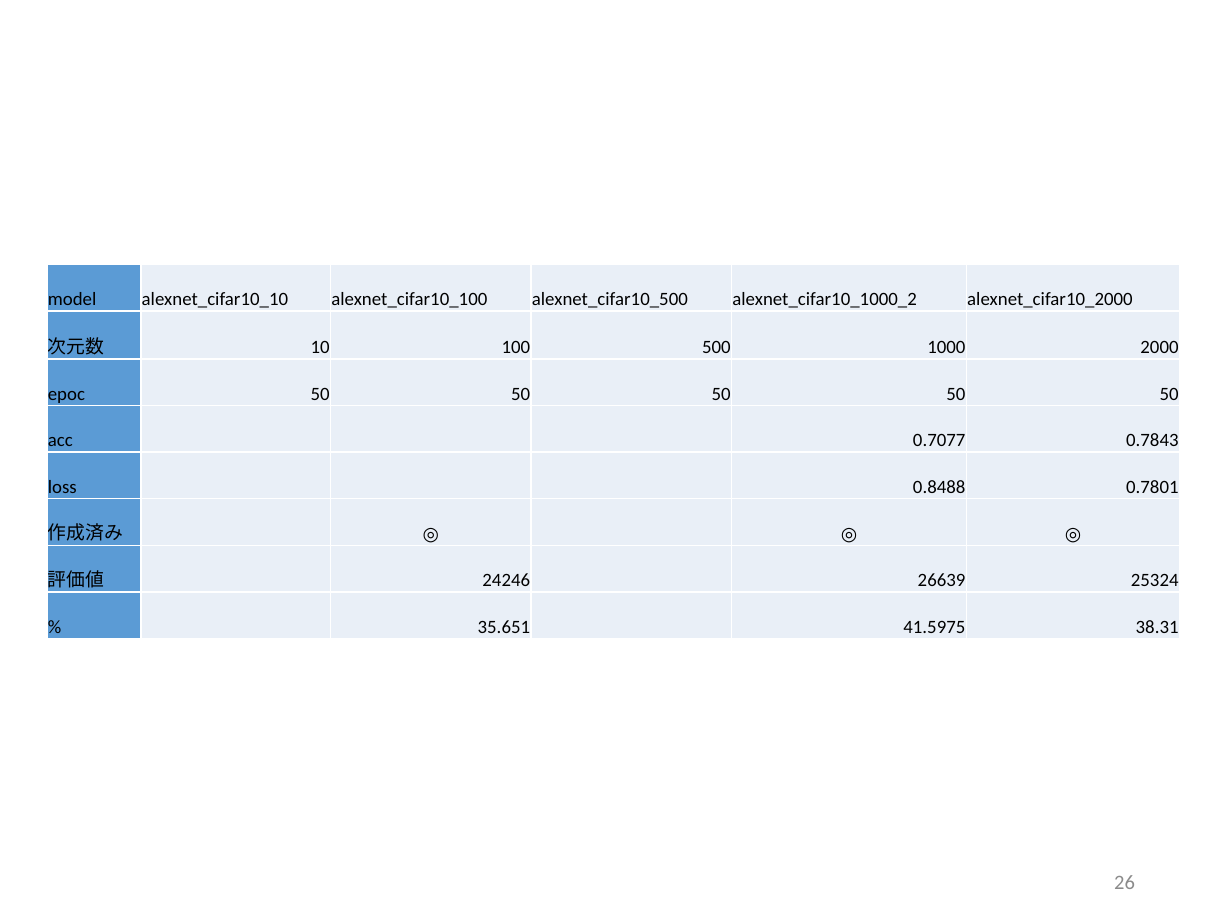
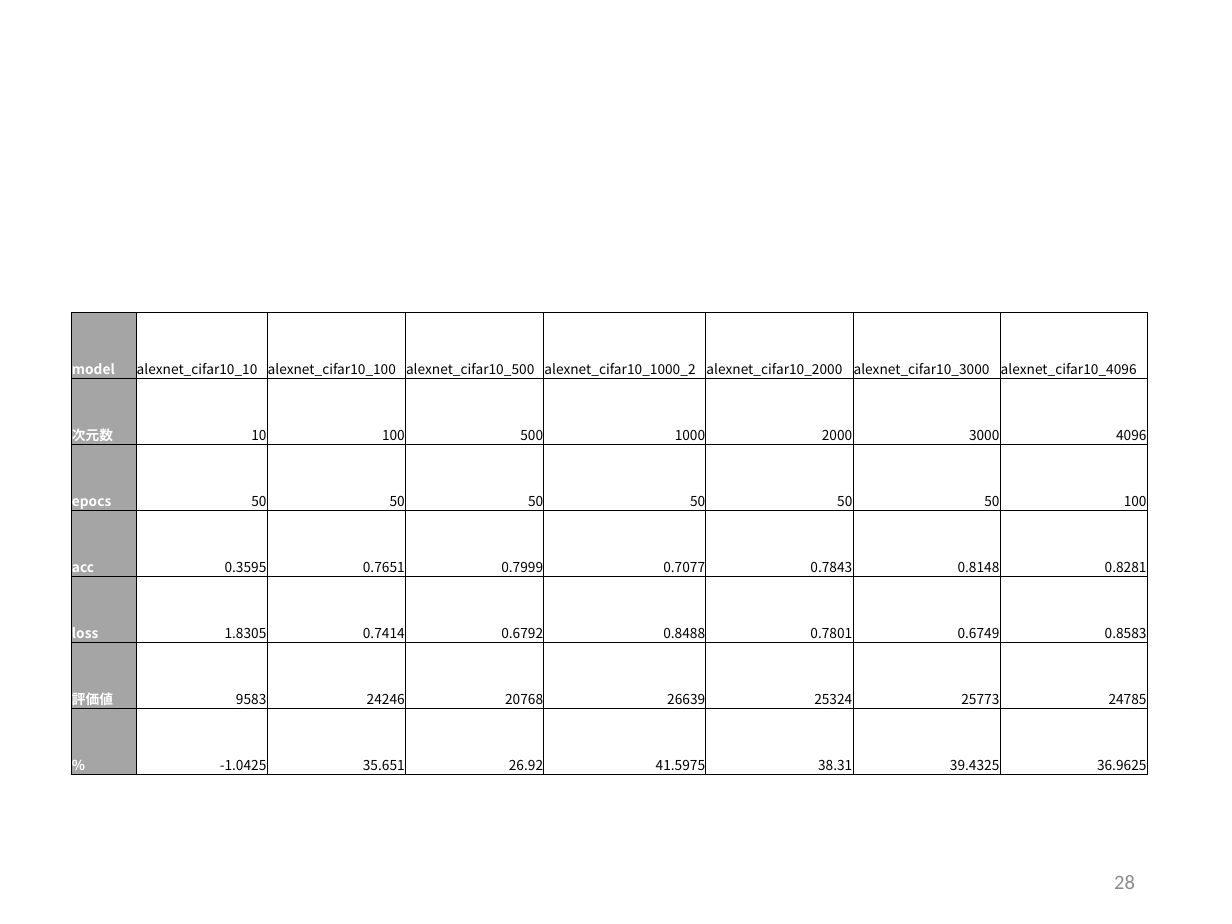
Before and after one commit to kait-takanolab/1821005-yoshioka-thesis, a slide deck: slide 28 of ゼミ発表資料/1821005_1206.pptx (slide 26 before the commit). Drawn at 1232x924 pixels with LibreOffice and Linux fonts; fonts in the diff are those of the drawing. Boxes give left, top, right and bottom in pixels: in the first picture for what was removed or moved away, otherwise in the second. Text is boxed around its words. In the diff, an @@ line names an element or a change of style, - is before the commit and + after.

```diff
--- a/ゼミ発表資料/1821005_1206.pptx
+++ b/ゼミ発表資料/1821005_1206.pptx
@@ table at bbox=[71, 313, 1146, 775] @@
-model | alexnet_cifar10_10 | alexnet_cifar10_100 | alexnet_cifar10_500 | alexnet_cifar10_1000_2 | alexnet_cifar10_2000
-次元数 | 10 | 100 | 500 | 1000 | 2000
-epoc | 50 | 50 | 50 | 50 | 50
-acc |  |  |  | 0.7077 | 0.7843
-loss |  |  |  | 0.8488 | 0.7801
-作成済み |  | ◎ |  | ◎ | ◎
-評価値 |  | 24246 |  | 26639 | 25324
-% |  | 35.651 |  | 41.5975 | 38.31
+model | alexnet_cifar10_10 | alexnet_cifar10_100 | alexnet_cifar10_500 | alexnet_cifar10_1000_2 | alexnet_cifar10_2000 | alexnet_cifar10_3000 | alexnet_cifar10_4096
+次元数 | 10 | 100 | 500 | 1000 | 2000 | 3000 | 4096
+epocs | 50 | 50 | 50 | 50 | 50 | 50 | 100
+acc | 0.3595 | 0.7651 | 0.7999 | 0.7077 | 0.7843 | 0.8148 | 0.8281
+loss | 1.8305 | 0.7414 | 0.6792 | 0.8488 | 0.7801 | 0.6749 | 0.8583
+評価値 | 9583 | 24246 | 20768 | 26639 | 25324 | 25773 | 24785
+% | -1.0425 | 35.651 | 26.92 | 41.5975 | 38.31 | 39.4325 | 36.9625
@@ table: place and size @@
-table at bbox=[47, 264, 1180, 638]
+table at bbox=[71, 313, 1146, 775]
@@ page number at bbox=[1114, 875, 1135, 889]: text changed @@
-26
+28
```
Also in this commit, not shown: 2 slides added.
